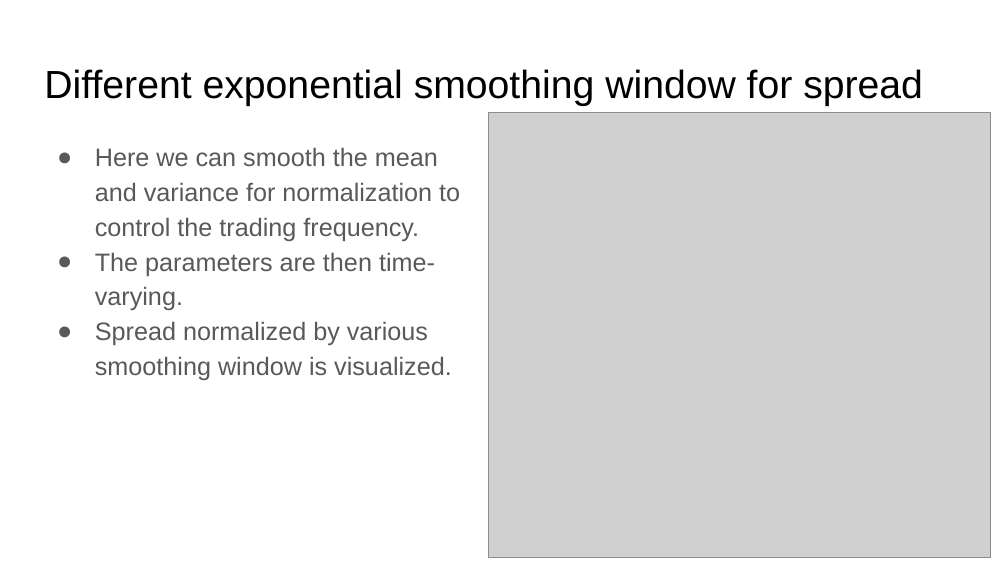
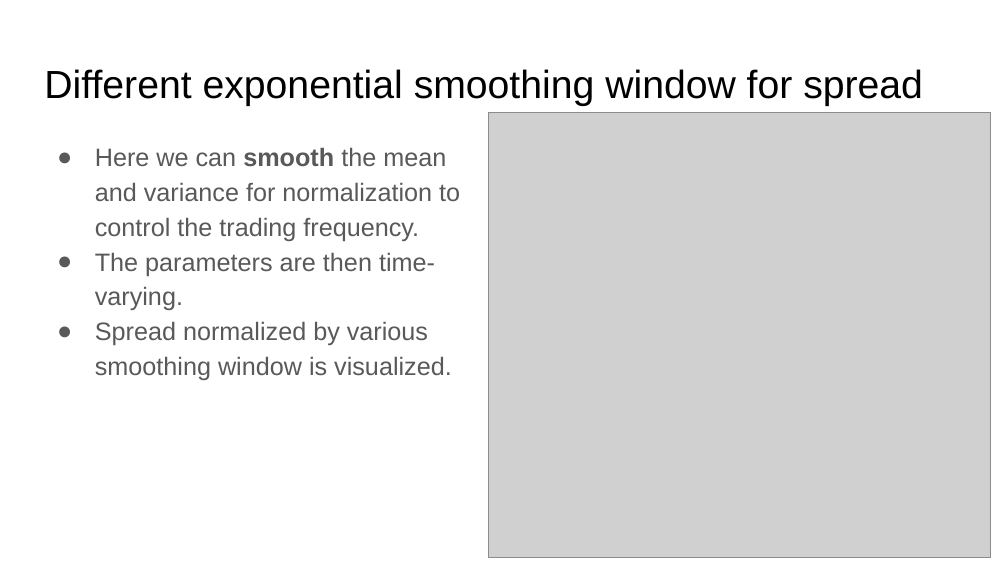
Before and after one commit to thtang/Pair-trading, a slide deck: slide 29 of Pair trading for Currencies.pptx (slide 30 before the commit). Drawn at 1008x567 pixels with LibreOffice and Linux fonts; fonts in the diff are those of the drawing; grey boxes stand for pictures. Boxes give left, top, right and bottom in pixels: in the first picture for what was removed or moved away, otherwise in the second. Text is boxed around its words. In the diff, an @@ line names an element or a change of style, - is before the commit and + after.

```diff
--- a/Pair trading for Currencies.pptx
+++ b/Pair trading for Currencies.pptx
@@ text at box(95, 147, 460, 241): bold on in "smooth" @@
```
Also in this commit, not shown: 12 other slides changed, 1 slide removed, 16 other files.
